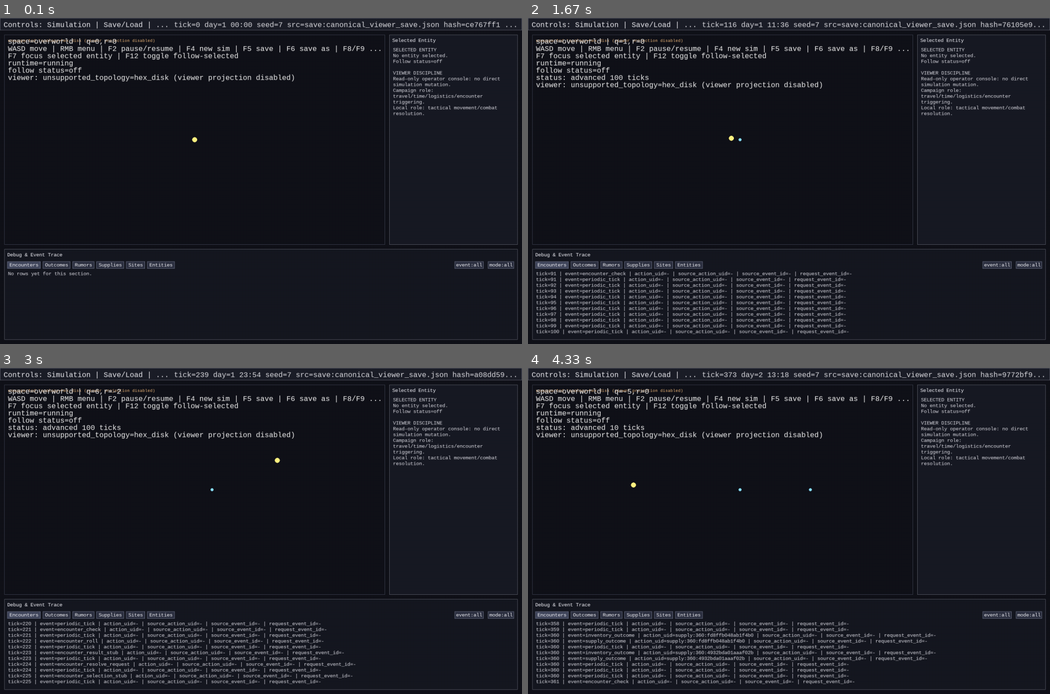
Above: before the commit, frames 1-4 (two rows, left to right).
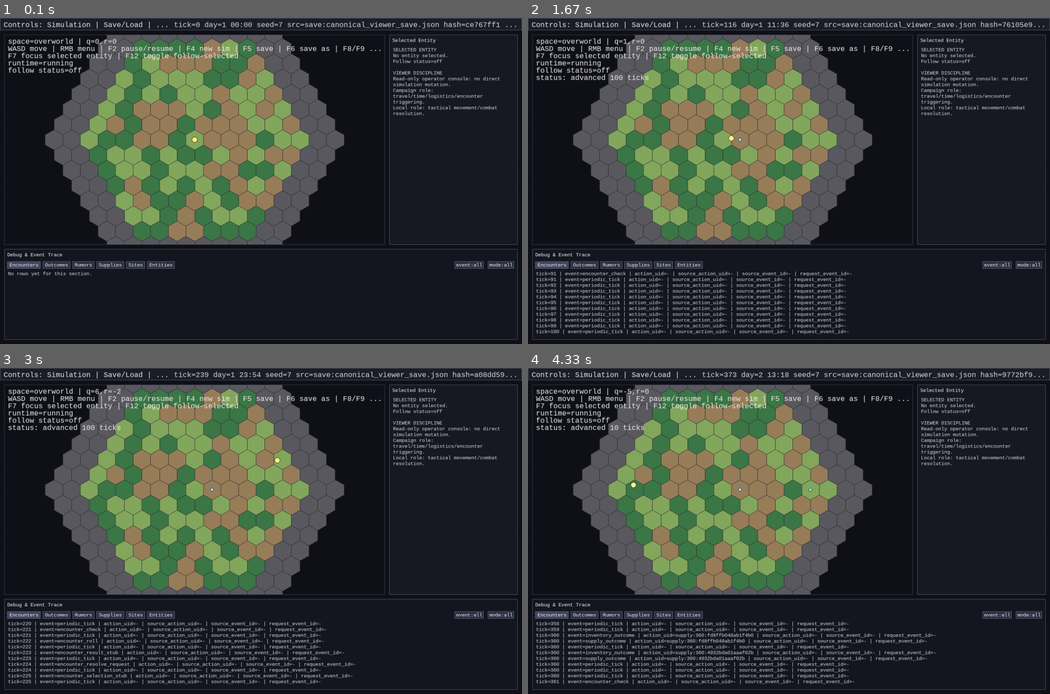
Above: after the commit, the same moments.

Repository: 7seasdotnet/Hexcrawler2
Game: pygame game, started from src/hexcrawler/__main__.py
The game is run twice, just before and just after one commit, with the same random seed, the same clock (stepped at 60 frames per second) and the same inputs.
Inputs:
- Up to frame 1 (0.1 s): no input
- Up to frame 2 (1.67 s): hold D 0.33-0.8 s; click "space=overworld | q=1,r=0" at 0.93 s; tap 2 at 1.22 s; hold W from 1.55 s (still down)
- Up to frame 3 (3 s): tap 1 at 1.7 s; release W at 1.85 s; hold D 1.88-2.35 s; tap 2 at 2.03 s; hold A 2.38-2.92 s; tap Page Down at 2.53 s; hold S from 2.95 s (still down)
- Up to frame 4 (4.33 s): tap 1 at 3.1, 4.27 s; release S at 3.25 s; hold A 3.28-3.68 s; tap 2 at 3.43 s; hold W 3.72-4.08 s; tap Page Down at 3.87 s; hold D from 4.12 s (still down)

The runs differ from the first frame. In frame 1, 29% of the frame differs, in the area x 1-66%, y 5-70%; in frame 2, 29%; in frame 3, 29%; in frame 4, 29%.

Commit message:
Fix viewer overworld hex topology regression

Diff:
--- a/src/hexcrawler/cli/pygame_viewer.py
+++ b/src/hexcrawler/cli/pygame_viewer.py
@@ -14,7 +14,7 @@
 
 from hexcrawler.content.encounters import DEFAULT_ENCOUNTER_TABLE_PATH, load_encounter_table_json
 from hexcrawler.content.io import load_game_json, load_world_json, save_game_json
-from hexcrawler.sim.core import EntityState, SimCommand, Simulation
+from hexcrawler.sim.core import HEX_TOPOLOGY_TYPES, EntityState, SimCommand, Simulation
 from hexcrawler.sim.encounters import (
     ENCOUNTER_ACTION_OUTCOME_EVENT_TYPE,
     LIST_RUMORS_INTENT,
@@ -965,7 +965,7 @@
     if active_space is None:
         return OVERWORLD_HEX_TOPOLOGY
     topology_type = str(getattr(active_space, "topology_type", OVERWORLD_HEX_TOPOLOGY))
-    if topology_type == "custom":
+    if topology_type in HEX_TOPOLOGY_TYPES:
         return OVERWORLD_HEX_TOPOLOGY
     if topology_type in (OVERWORLD_HEX_TOPOLOGY, SQUARE_GRID_TOPOLOGY):
         return topology_type
--- a/tests/test_pygame_viewer_cli.py
+++ b/tests/test_pygame_viewer_cli.py
@@ -28,6 +28,7 @@
     _selected_entity_for_click,
     _selected_entity_lines,
     _selected_entity_recent_trace_rows,
+    _supported_viewer_topology,
     _viewer_topology_diagnostic,
     _world_marker_placements,
     _event_trace_entry_mentions_entity,
@@ -401,6 +402,31 @@
     assert selected is None
 
 
+
+
+def test_campaign_hex_topologies_route_to_overworld_projection() -> None:
+    sim = _build_viewer_simulation("content/examples/basic_map.json", with_encounters=False)
+    hex_space = SpaceState(
+        space_id="campaign:hex_disk",
+        topology_type="hex_disk",
+        role="campaign",
+        topology_params={"radius": 2},
+    )
+    sim.state.world.spaces[hex_space.space_id] = hex_space
+    sim.state.entities[PLAYER_ID].space_id = hex_space.space_id
+    sim.state.world.sites["hex-site"] = SiteRecord(
+        site_id="hex-site",
+        site_type="town",
+        location={"space_id": hex_space.space_id, "topology_type": OVERWORLD_HEX_TOPOLOGY, "coord": {"q": 0, "r": 0}},
+    )
+
+    supported = _supported_viewer_topology(hex_space)
+    placements = _world_marker_placements(sim, (200.0, 200.0), zoom_scale=1.0)
+
+    assert supported == OVERWORLD_HEX_TOPOLOGY
+    assert _viewer_topology_diagnostic(hex_space) is None
+    assert any(placement.marker.marker_id == "site:hex-site" for placement in placements)
+
 def test_world_marker_placements_skip_unsupported_topology_with_diagnostic() -> None:
     sim = _build_viewer_simulation("content/examples/basic_map.json", with_encounters=False)
     unsupported_space = SpaceState(
Not shown, changed: docs/STATUS.md
